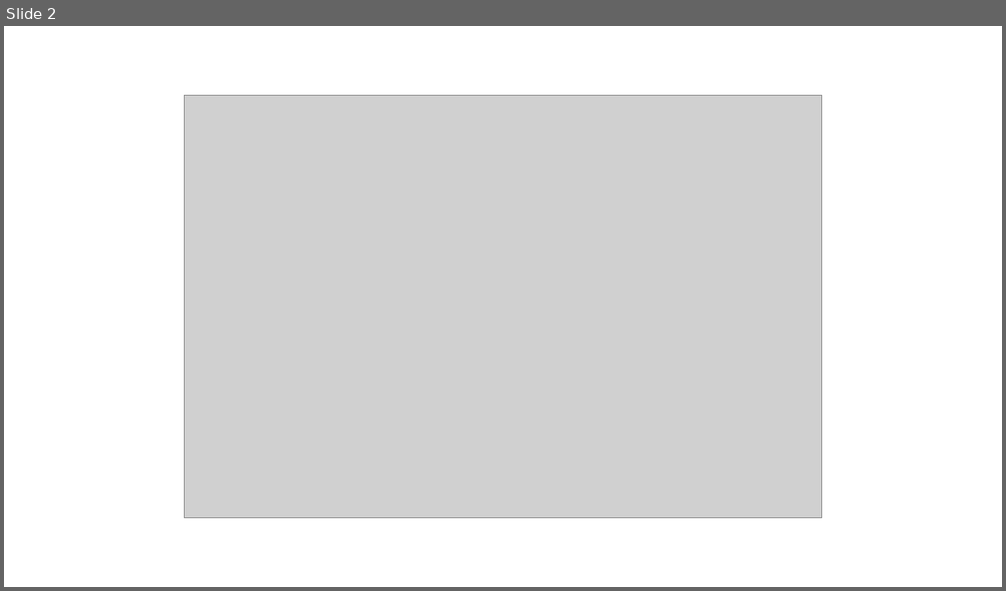
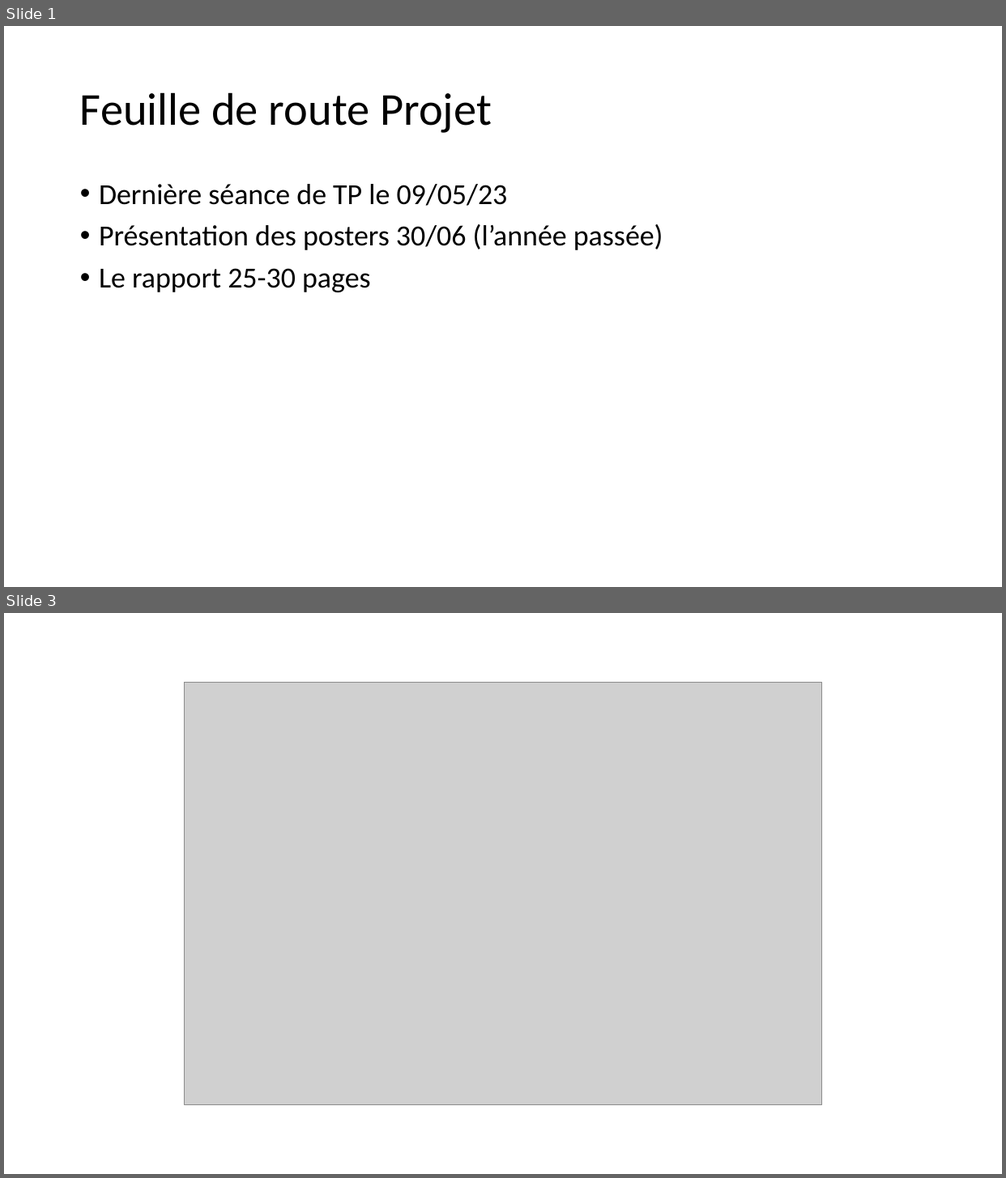
Before and after one commit to AurelienNiebes/SEMI-BA3-GPS3-GPS-Tracker-ESP8266, a slide deck: Notes.pptx. Shown one above the other, each under a label of ours: slide 2 before the commit, slides 1 and 3 after it; the slides between them are not shown. The pictures are 1006x591 and 1006x1178 pixels, drawn with LibreOffice and Linux fonts; fonts in the diff are those of the drawing; grey boxes stand for pictures. Boxes give left, top, right and bottom in pixels: in the first picture for what was removed or moved away, otherwise in the second. Text is boxed around its words. In the diff, an @@ line names an element or a change of style, - is before the commit and + after.

```diff
--- a/Notes.pptx
+++ b/Notes.pptx
@@ slide 1 added at [4, 26, 1002, 587], background #FFFFFF @@
@@ title added at [80, 92, 492, 133], 44 pt, text #000000 @@
+Feuille de route Projet
@@ text added at [99, 184, 663, 292], 28 pt, text #000000 @@
+• Dernière séance de TP le 09/05/23
+• Présentation des posters 30/06 (l’année passée)
+• Le rapport 25-30 pages
@@ what was slide 2 is now slide 3 @@
```
Also in this commit, not shown: 6 other slides added, 1 slide removed, 7 other files.
